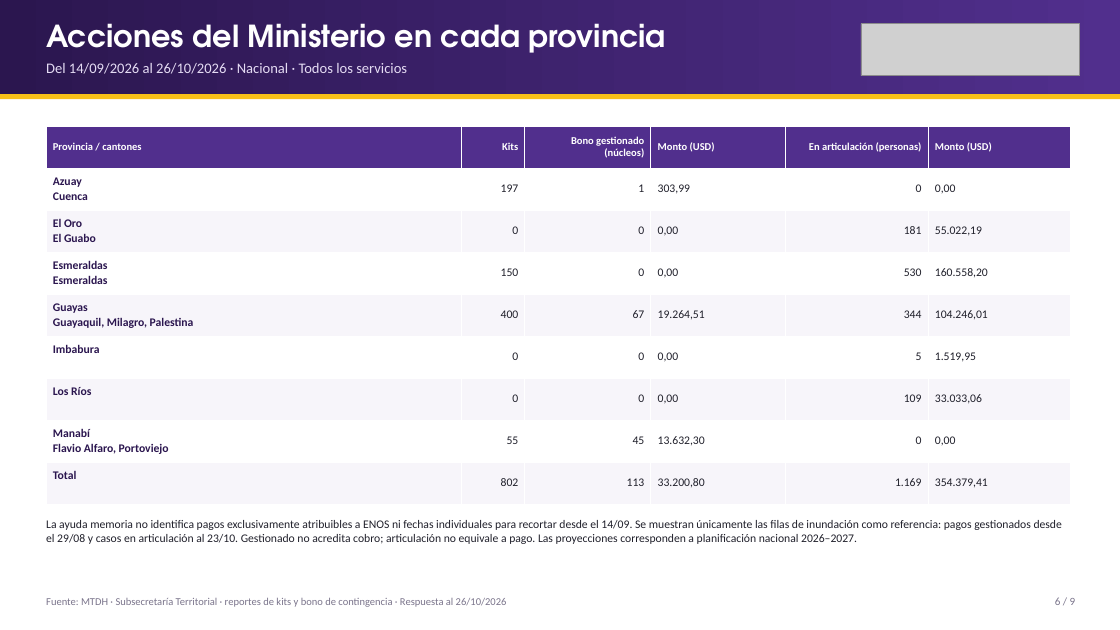
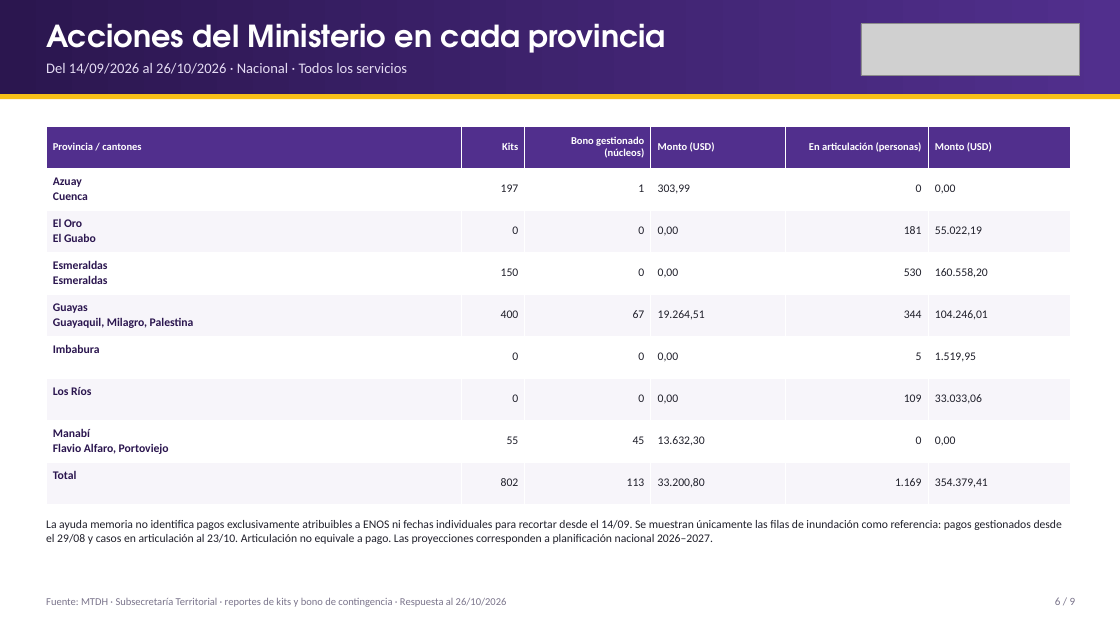
Before and after one commit to JuanAmbuludi/Sistema-Reporte-MTDH, a slide deck: slide 6 of docs/reportes/Seguimiento_ENOS_2026-10-26.pptx. Drawn at 1120x630 pixels with LibreOffice and Linux fonts; fonts in the diff are those of the drawing; grey boxes stand for pictures. Boxes give left, top, right and bottom in pixels: in the first picture for what was removed or moved away, otherwise in the second. Text is boxed around its words. In the diff, an @@ line names an element or a change of style, - is before the commit and + after.

```diff
--- a/docs/reportes/Seguimiento_ENOS_2026-10-26.pptx
+++ b/docs/reportes/Seguimiento_ENOS_2026-10-26.pptx
@@ text at <box>46,520,1062,544</box>: text changed @@
-La ayuda memoria no identifica pagos exclusivamente atribuibles a ENOS ni fechas individuales para recortar desde el 14/09. Se muestran únicamente las filas de inundación como referencia: pagos gestionados desde el 29/08 y casos en articulación al 23/10. Gestionado no acredita cobro; articulación no equivale a pago. Las proyecciones corresponden a planificación nacional 2026–2027.
+La ayuda memoria no identifica pagos exclusivamente atribuibles a ENOS ni fechas individuales para recortar desde el 14/09. Se muestran únicamente las filas de inundación como referencia: pagos gestionados desde el 29/08 y casos en articulación al 23/10. Articulación no equivale a pago. Las proyecciones corresponden a planificación nacional 2026–2027.
```
Also in this commit, not shown: 2 other slides changed, 9 other files.
